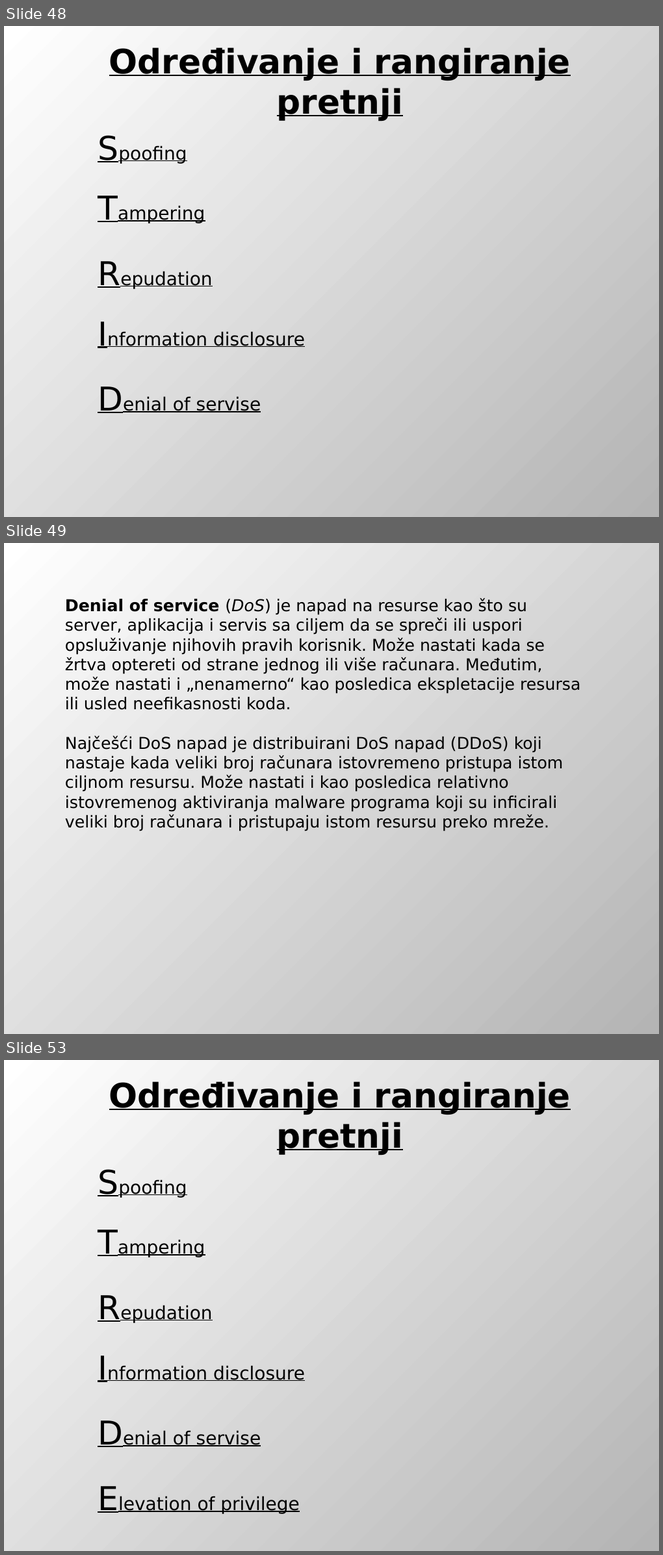
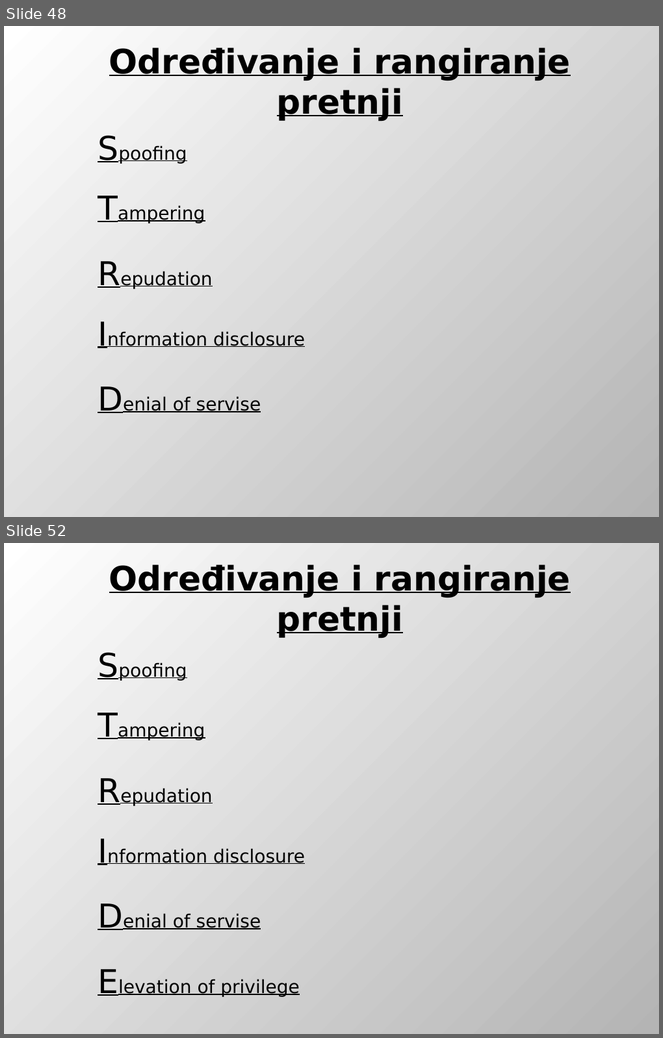
Before and after one commit to DejanUrosevic/XML-Projekat, a slide deck: Model Pretnji.pptx. Shown one above the other, each under a label of ours: slides 48, 49 and 53 before the commit, slides 48 and 52 after it; the slides between them are not shown. The pictures are 663x1555 and 663x1038 pixels, drawn with LibreOffice and Linux fonts; fonts in the diff are those of the drawing. Boxes give left, top, right and bottom in pixels: in the first picture for what was removed or moved away, otherwise in the second. Text is boxed around its words. In the diff, an @@ line names an element or a change of style, - is before the commit and + after.

```diff
--- a/Model Pretnji.pptx
+++ b/Model Pretnji.pptx
@@ slide 49 removed at (4, 543, 659, 1034), background gradient #FFFFFF to #B4B4B4 @@
@@ text removed at (65, 598, 581, 832) @@
-Denial of service (DoS) je napad na resurse kao što su server, aplikacija i servis sa ciljem da se spreči ili uspori opsluživanje njihovih pravih korisnik. Može nastati kada se žrtva optereti od strane jednog ili više računara. Međutim, može nastati i „nenamerno“ kao posledica ekspletacije resursa ili usled neefikasnosti koda.
-Najčešći DoS napad je distribuirani DoS napad (DDoS) koji nastaje kada veliki broj računara istovremeno pristupa istom ciljnom resursu. Može nastati i kao posledica relativno istovremenog aktiviranja malware programa koji su inficirali veliki broj računara i pristupaju istom resursu preko mreže.
@@ what was slide 53 is now slide 52 @@
```
Also in this commit, not shown: 2 slides changed, 2 slides added, 2 other slides removed.
